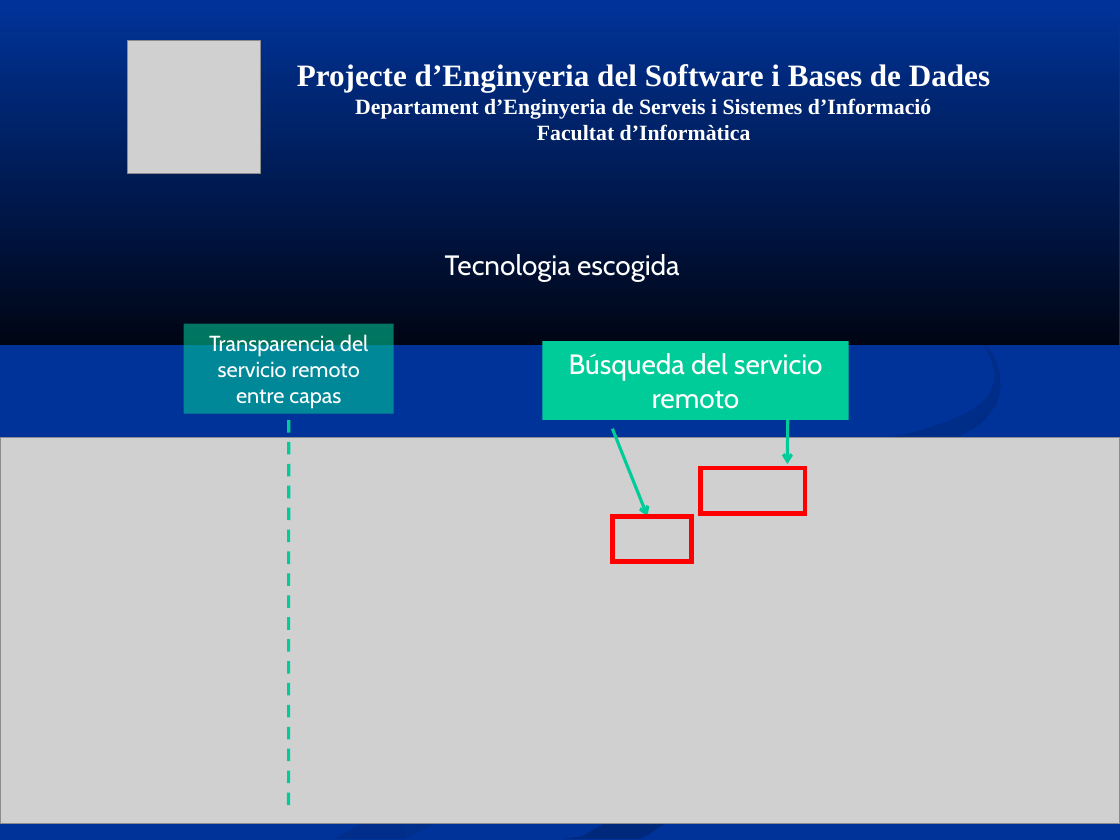
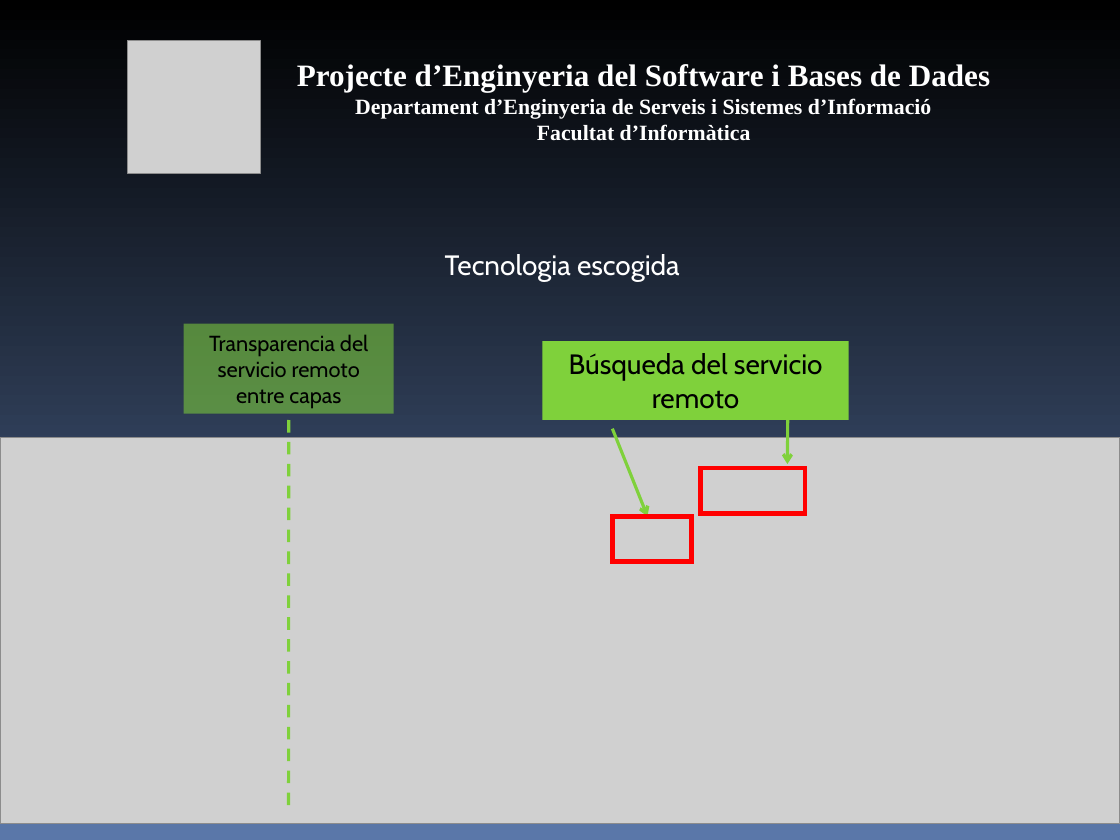
Before and after one commit to mvm9289/escfib, a slide deck: slide 15 of Docs/0910Q2-08-E-1.0-Presentacion.ppt (slide 14 before the commit). Drawn at 1120x840 pixels with LibreOffice and Linux fonts; fonts in the diff are those of the drawing; grey boxes stand for pictures. Boxes give left, top, right and bottom in pixels: in the first picture for what was removed or moved away, otherwise in the second. Text is boxed around its words. In the diff, an @@ line names an element or a change of style, - is before the commit and + after.

```diff
--- a/Docs/0910Q2-08-E-1.0-Presentacion.ppt
+++ b/Docs/0910Q2-08-E-1.0-Presentacion.ppt
@@ background #003399 to gradient #000000 to #5A77A9 @@
@@ group removed at [0,0,1119,839]: 5 freeform shapes @@
@@ rectangle "Transparencia del servicio remoto entre ..." at [184,324,394,413]: text colour #FFFFFF to #000000; fill #00CC99 at 56% opacity to #7FD13B at 56% opacity @@
@@ rectangle "Búsqueda del servicio remoto" at [542,342,848,420]: text colour #FFFFFF to #000000; fill #00CC99 to #7FD13B @@
@@ line (289, 420) - (289, 805): stroke #00CC99 2.01 pt dashed to #7FD13B 2.01 pt dashed @@
@@ arrow (613, 429) - (647, 516): stroke #00CC99 2.01 pt to #7FD13B 2.01 pt @@
@@ arrow (787, 420) - (787, 464): stroke #00CC99 2.01 pt to #7FD13B 2.01 pt @@
```
Also in this commit, not shown: 21 other slides changed, 1 slide added, 1 other file.
